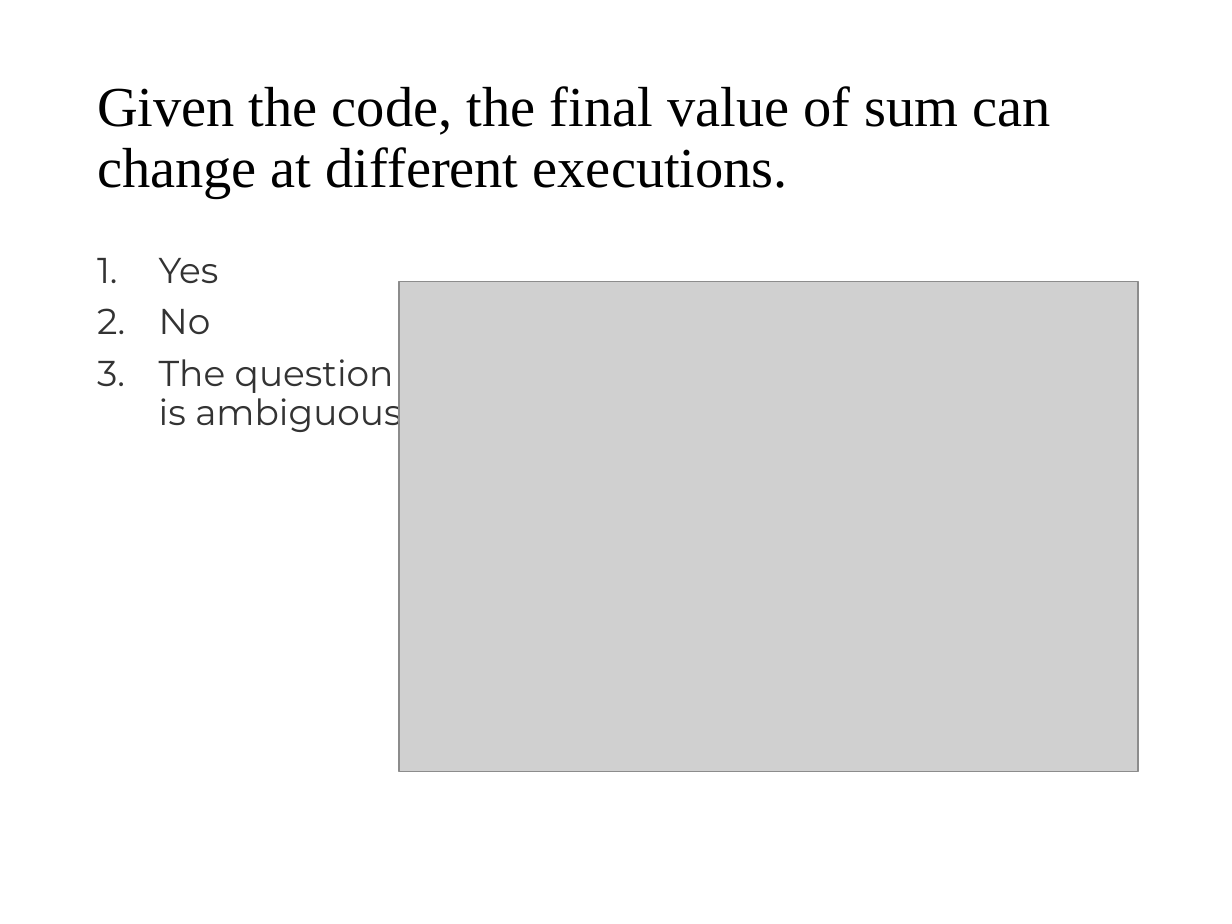
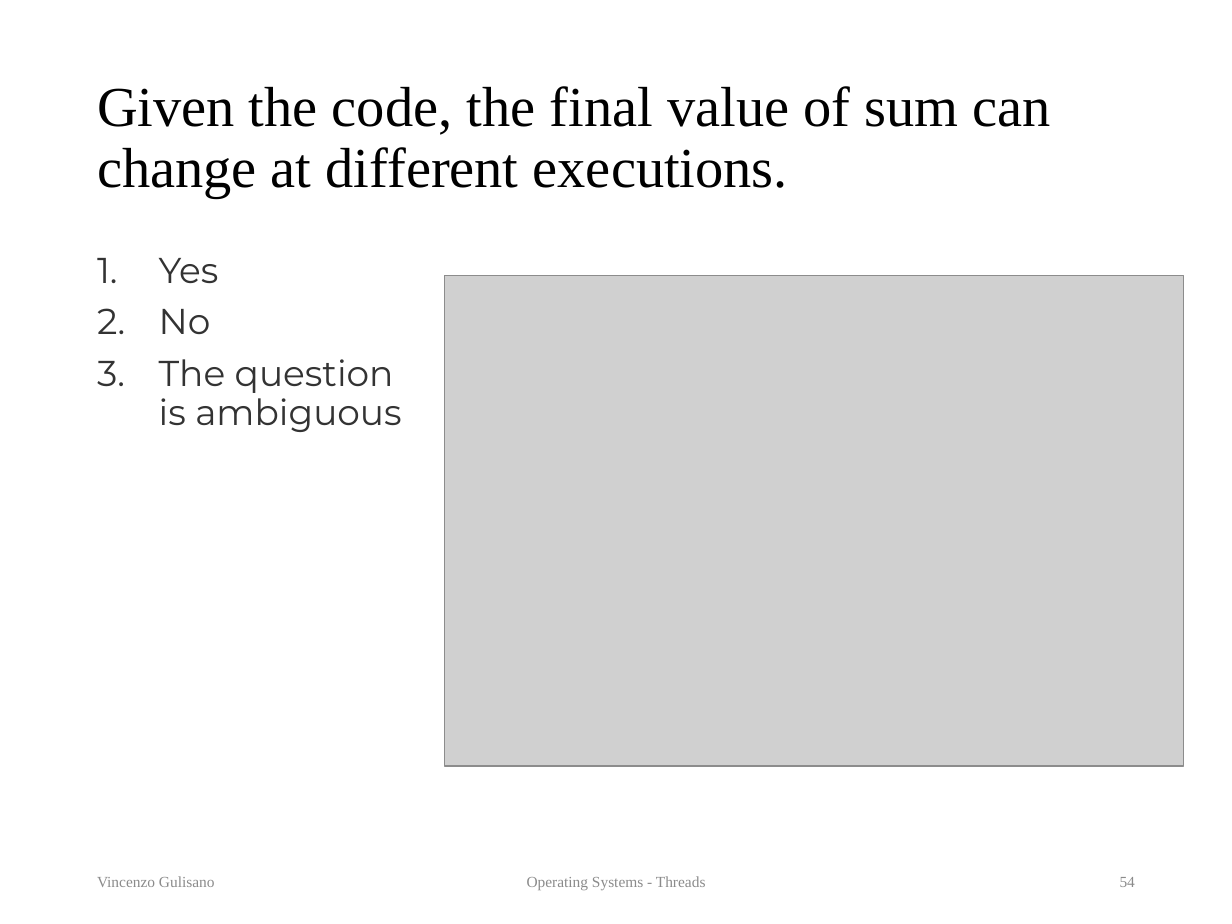
Before and after one commit to vincenzo-gulisano/os_material, a slide deck: slide 54 of slides/threads.pptx (slide 55 before the commit). Drawn at 1232x924 pixels with LibreOffice and Linux fonts; fonts in the diff are those of the drawing; grey boxes stand for pictures. Boxes give left, top, right and bottom in pixels: in the first picture for what was removed or moved away, otherwise in the second. Text is boxed around its words. In the diff, an @@ line names an element or a change of style, - is before the commit and + after.

Commit message:
fixed footer processes and threads, added questions for threads

```diff
--- a/slides/threads.pptx
+++ b/slides/threads.pptx
@@ picture: place and size @@
-picture at (399, 281, 1138, 771)
+picture at (445, 276, 1184, 766)
@@ text added at (97, 876, 215, 887), 9 pt, text #8C8C8C @@
+Vincenzo Gulisano
@@ text added at (527, 876, 706, 890), 9 pt, text #8C8C8C @@
+Operating Systems - Threads
@@ page number added at (1120, 877, 1135, 887), 9 pt, text #8C8C8C @@
+54
```
Also in this commit, not shown: 52 other slides changed, 4 slides added, 2 slides removed, 3 other files.
